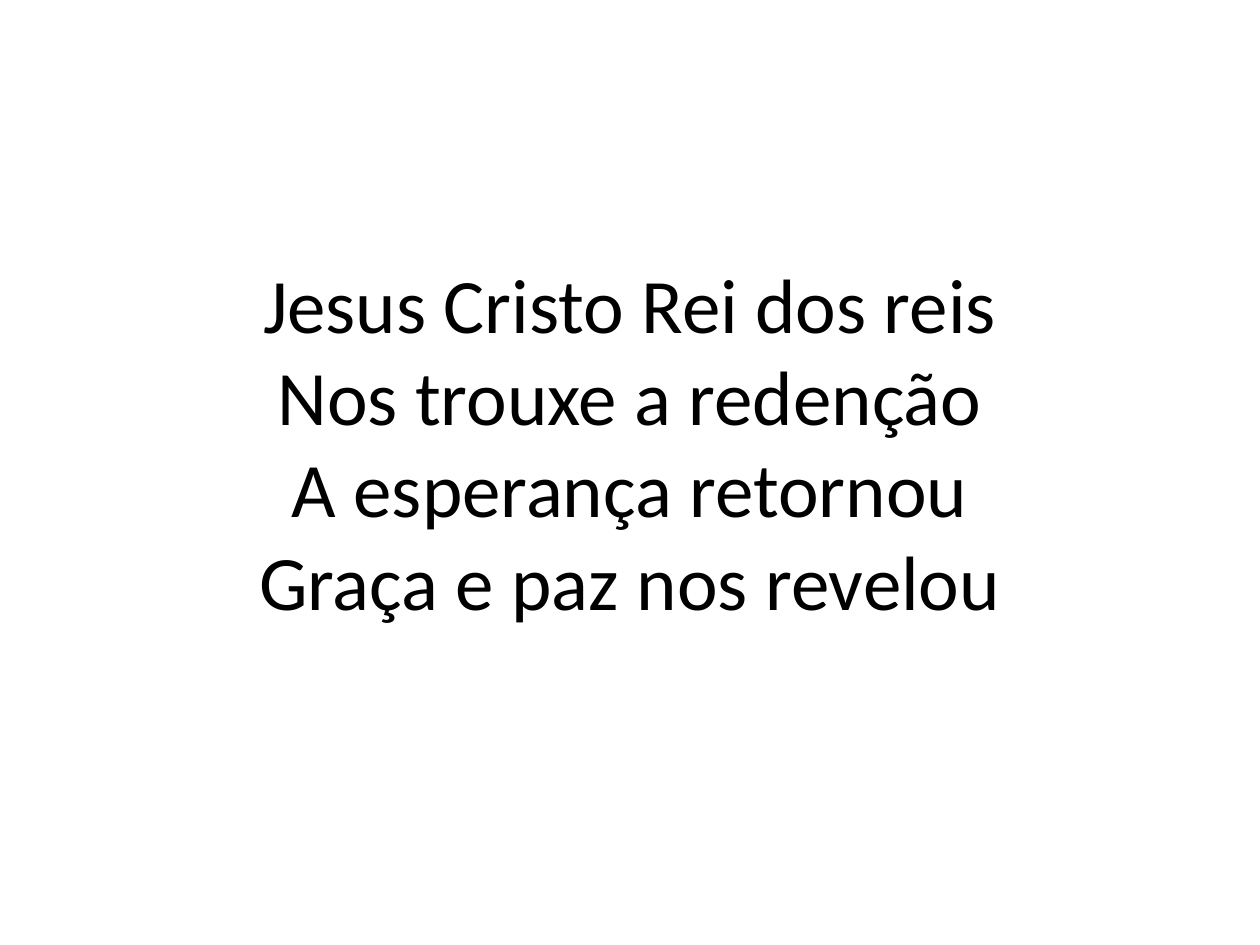
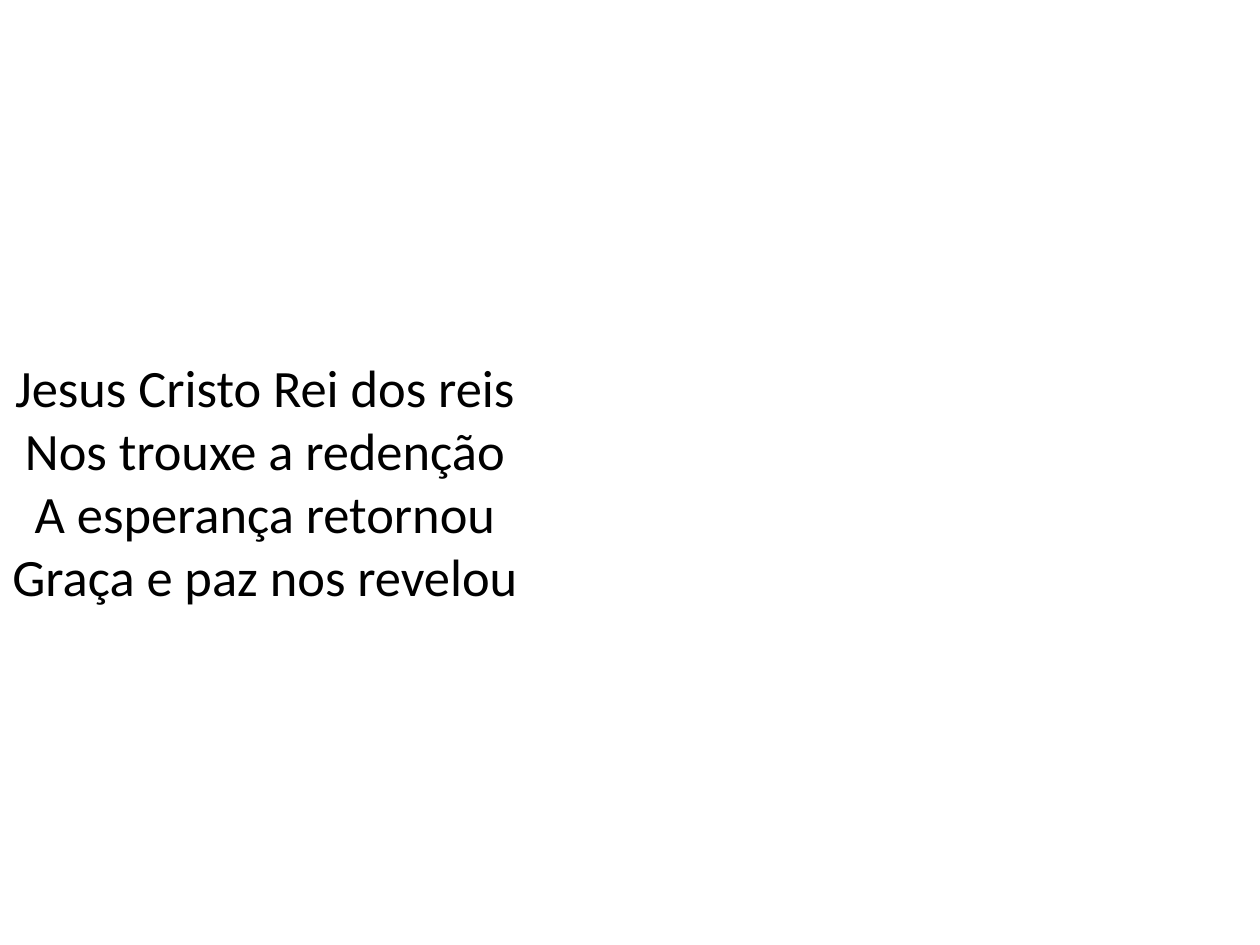
Before and after one commit to hugo-wemer/slide_creator, a slide deck: slide 5 of redencao.pptx. Drawn at 1260x945 pixels with LibreOffice and Linux fonts; fonts in the diff are those of the drawing. Boxes give left, top, right and bottom in pixels: in the first picture for what was removed or moved away, otherwise in the second. Text is boxed around its words. In the diff, an @@ line names an element or a change of style, - is before the commit and + after.

```diff
--- a/redencao.pptx
+++ b/redencao.pptx
@@ text "Jesus Cristo Rei dos reis ..." at [12, 370, 517, 605]: vertical alignment middle to top @@
@@ text at [12, 370, 517, 605]: text changed; size 44 to 30 pt @@
-Jesus Cristo Rei dos reis
-Nos trouxe a redenção
-A esperança retornou
-Graça e paz nos revelou
+Jesus Cristo Rei dos reis
+Nos trouxe a redenção
+A esperança retornou
+Graça e paz nos revelou
```
Also in this commit, not shown: 9 other slides changed, 1 other file.
